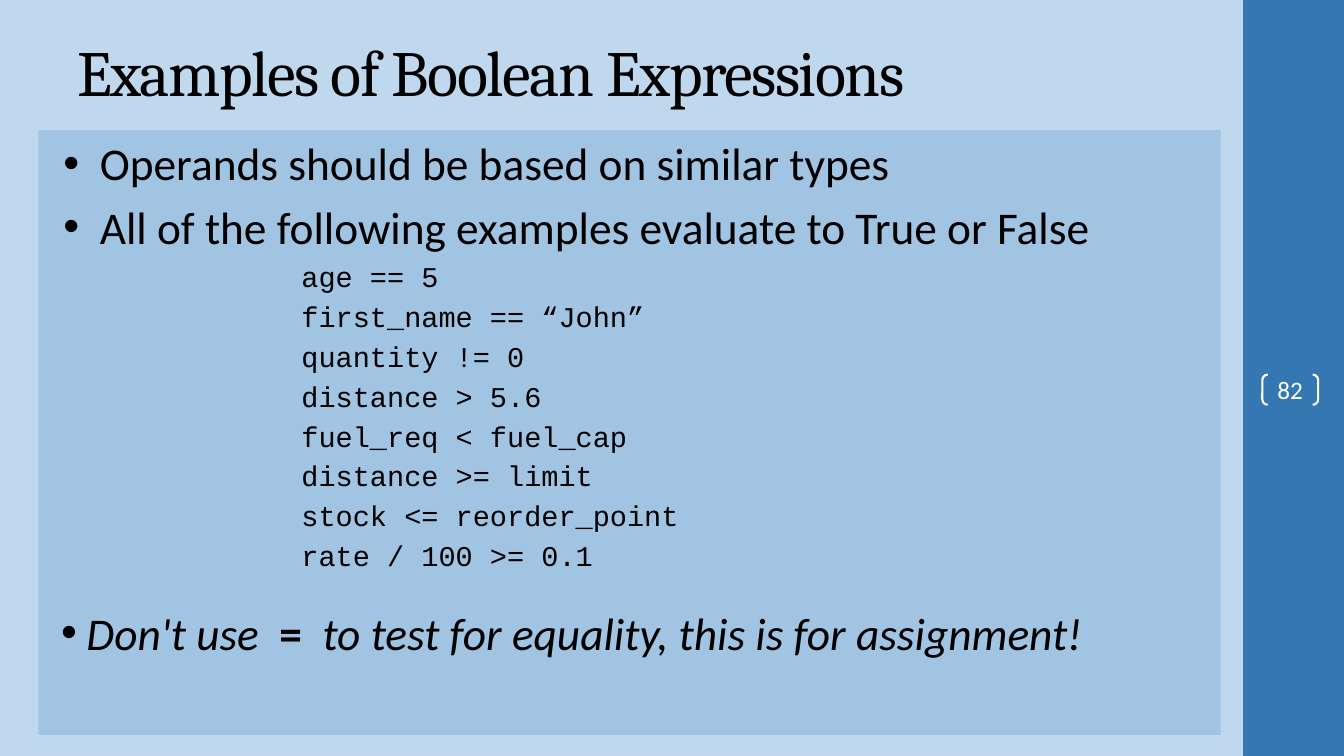
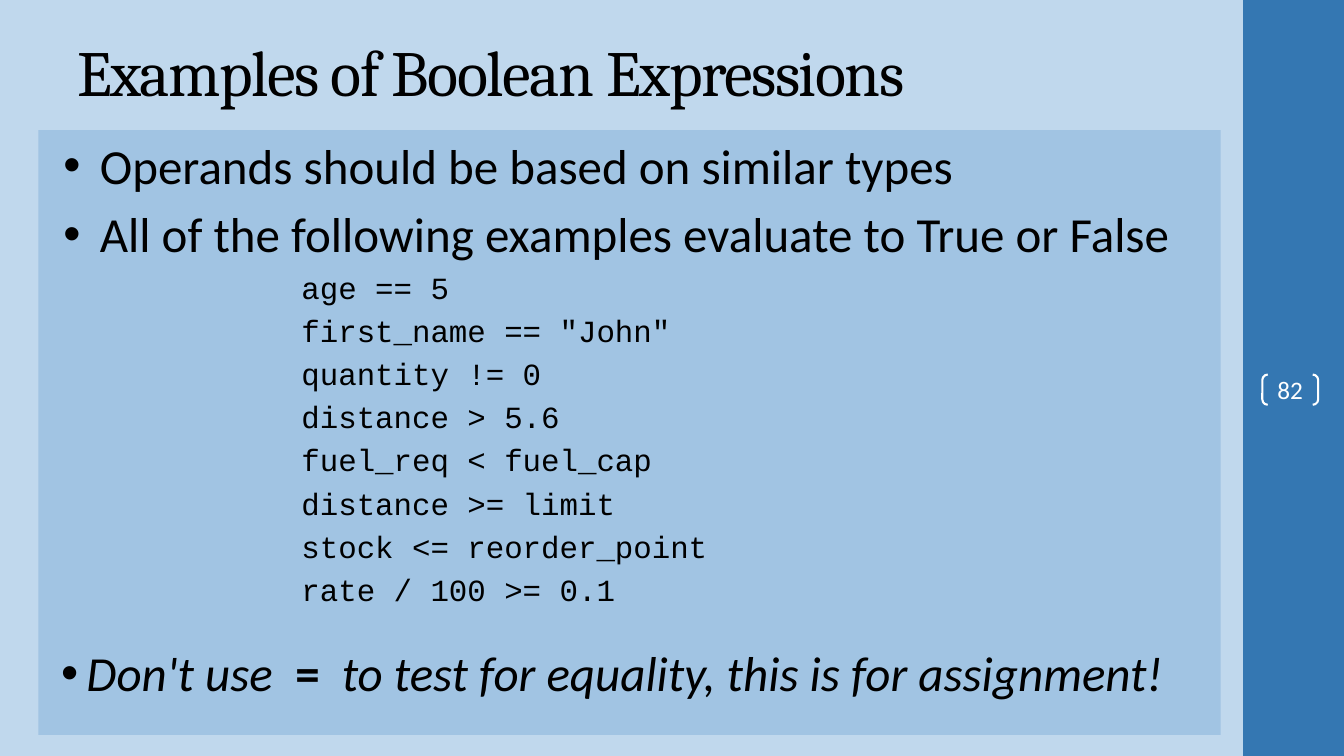
Before and after one commit to ProfSingletary/2023SpringNetworkScripting5Fridays, a slide deck: slide 82 of Day1.pptx. Drawn at 1344x756 pixels with LibreOffice and Linux fonts; fonts in the diff are those of the drawing; background and template pictures are left out. Boxes give left, top, right and bottom in pixels: in the first picture for what was removed or moved away, otherwise in the second. Text is boxed around its words. In the diff, an @@ line names an element or a change of style, - is before the commit and + after.

```diff
--- a/Day1.pptx
+++ b/Day1.pptx
@@ text at [86,150,1169,700]: size 32.4 to 35 pt in "Operands should be based on similar types", "All of the following examples evaluate to ...", "Don't use = to test for equality, ..."; size 20.4 to 22 pt in "age == 5", "quantity != 0", "distance > 5.6", "fuel_req < fuel_cap" and 3 more places @@
@@ text at [301,320,671,346]: text changed; size 20.4 to 22 pt @@
-first_name == “John”
+first_name == "John"
```
Also in this commit, not shown: 14 other slides changed, 2 other files.
